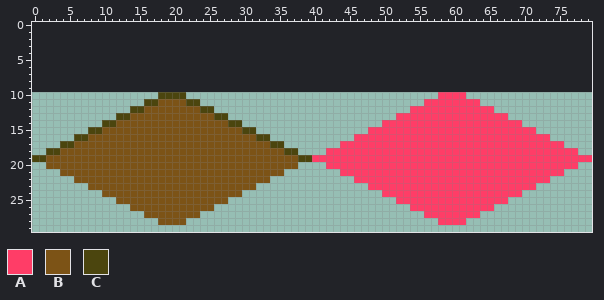
Two states of a sprite sheet, res/sprites/tiles/tile_dirt.png. The first picture shows the starting point.
The file is 80x20 pixels. The old version is drawn lined up with the new one, on the new canvas.
Palette (. is transparent): A #ff3d67  B #7c5316  C #4b450e
Pixels before, first column x 0:
10 ..................CCCC....................................AAAA..................
11 ................CCBBBBCC................................AAAAAAAA................
12 ..............CCBBBBBBBBCC............................AAAAAAAAAAAA..............
13 ............CCBBBBBBBBBBBBCC........................AAAAAAAAAAAAAAAA............
14 ..........CCBBBBBBBBBBBBBBBBCC....................AAAAAAAAAAAAAAAAAAAA..........
15 ........CCBBBBBBBBBBBBBBBBBBBBCC................AAAAAAAAAAAAAAAAAAAAAAAA........
16 ......CCBBBBBBBBBBBBBBBBBBBBBBBBCC............AAAAAAAAAAAAAAAAAAAAAAAAAAAA......
17 ....CCBBBBBBBBBBBBBBBBBBBBBBBBBBBBCC........AAAAAAAAAAAAAAAAAAAAAAAAAAAAAAAA....
18 ..CCBBBBBBBBBBBBBBBBBBBBBBBBBBBBBBBBCC....AAAAAAAAAAAAAAAAAAAAAAAAAAAAAAAAAAAA..
19 CCBBBBBBBBBBBBBBBBBBBBBBBBBBBBBBBBBBBBCCAAAAAAAAAAAAAAAAAAAAAAAAAAAAAAAAAAAAAAAA
20 ..BBBBBBBBBBBBBBBBBBBBBBBBBBBBBBBBBBBB....AAAAAAAAAAAAAAAAAAAAAAAAAAAAAAAAAAAA..
21 ....BBBBBBBBBBBBBBBBBBBBBBBBBBBBBBBB........AAAAAAAAAAAAAAAAAAAAAAAAAAAAAAAA....
22 ......BBBBBBBBBBBBBBBBBBBBBBBBBBBB............AAAAAAAAAAAAAAAAAAAAAAAAAAAA......
23 ........BBBBBBBBBBBBBBBBBBBBBBBB................AAAAAAAAAAAAAAAAAAAAAAAA........
24 ..........BBBBBBBBBBBBBBBBBBBB....................AAAAAAAAAAAAAAAAAAAA..........
25 ............BBBBBBBBBBBBBBBB........................AAAAAAAAAAAAAAAA............
26 ..............BBBBBBBBBBBB............................AAAAAAAAAAAA..............
27 ................BBBBBBBB................................AAAAAAAA................
28 ..................BBBB....................................AAAA..................
The result:
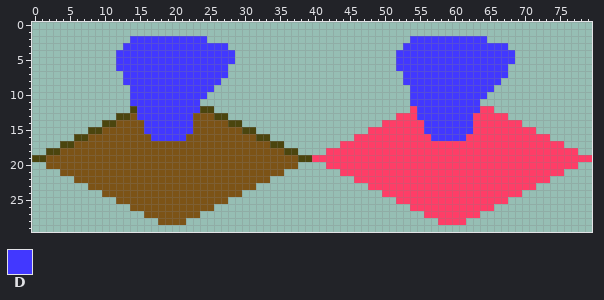
Colours new in this view: D #4238ff
Changes in this commit:
canvas 80x20 -> 80x30, the old top-left corner now at 0,10
y 2: x 14..24 ........... -> DDDDDDDDDDD; x 54..64 ........... -> DDDDDDDDDDD
y 3: x 13..27 ............... -> DDDDDDDDDDDDDDD; x 53..67 ............... -> DDDDDDDDDDDDDDD
y 4..5: x 12..28 ................. -> DDDDDDDDDDDDDDDDD; x 52..68 ................. -> DDDDDDDDDDDDDDDDD
y 6: x 12..27 ................ -> DDDDDDDDDDDDDDDD; x 52..67 ................ -> DDDDDDDDDDDDDDDD
y 7: x 13..27 ............... -> DDDDDDDDDDDDDDD; x 53..67 ............... -> DDDDDDDDDDDDDDD
y 8: x 13..26 .............. -> DDDDDDDDDDDDDD; x 53..66 .............. -> DDDDDDDDDDDDDD
y 9: x 14..25 ............ -> DDDDDDDDDDDD; x 54..65 ............ -> DDDDDDDDDDDD
y 10: x 14..24 ....CCCC... -> DDDDDDDDDDD; x 54..64 ....AAAA... -> DDDDDDDDDDD
y 11: x 14..23 ..CCBBBBCC -> DDDDDDDDDD; x 54..63 ..AAAAAAAA -> DDDDDDDDDD
y 12: x 15..23 CBBBBBBBB -> DDDDDDDDD; x 55..63 AAAAAAAAA -> DDDDDDDDD
y 13: x 15..22 BBBBBBBB -> DDDDDDDD; x 55..62 AAAAAAAA -> DDDDDDDD
y 14..15: x 16..22 BBBBBBB -> DDDDDDD; x 56..62 AAAAAAA -> DDDDDDD
y 16: x 17..21 BBBBB -> DDDDD; x 57..61 AAAAA -> DDDDD
Boxes around the changes in both pictures, in picture pixels (x1, y1, x2, y2):
changed: (116, 36, 235, 141)
changed: (396, 36, 515, 141)
